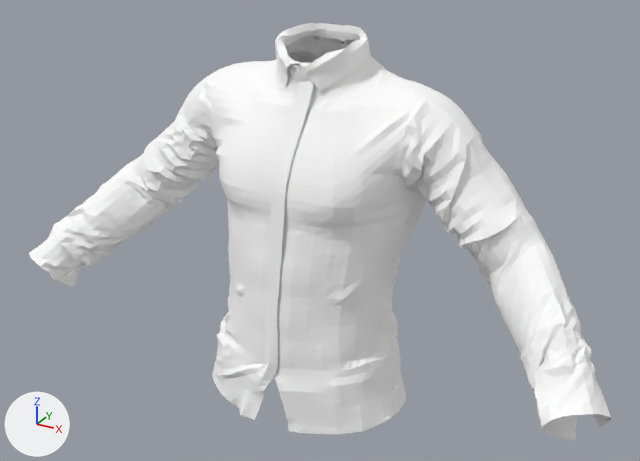
An edit to the glTF model apps/web/public/assets/3dx/clothes/top/3dx_m_top_shirt.glb, drawn before and after from the same camera.
Both versions are drawn from a 50 mm camera at (0.71, -1.259, 1.859) aimed at (0.021, -0.007, 1.233). Lighting does not change. The marker at lower left points along +X, +Y and +Z. The older version comes first. Vertices at exactly the same position are counted once.

Names of what the first picture shows: 'item'.
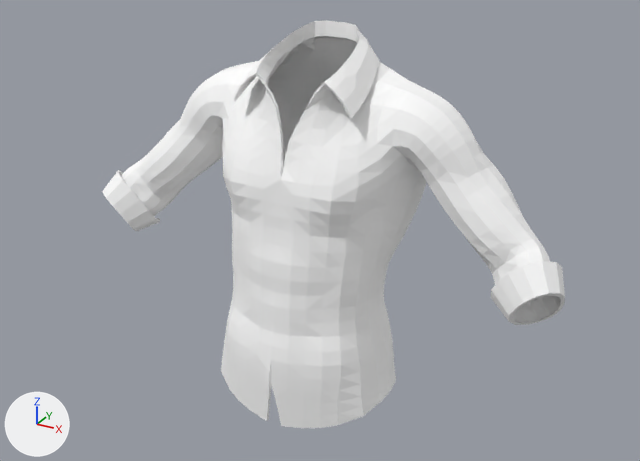
What differs and where, as boxes (x1, y1, x2, y2) in the pictures (640 x 461 px):
'item', reshaped (20% narrower): before (29, 23, 611, 440); after (102, 20, 565, 428)

Patch to the scene script:
```diff
--- a/apps/web/public/assets/3dx/clothes/top/3dx_m_top_shirt.glb.py
+++ b/apps/web/public/assets/3dx/clothes/top/3dx_m_top_shirt.glb.py
@@ me_item @@
 # used by ob_item; location = (0.0, 0.0, 0.0)
-me_item.from_pydata(...)  # 7379 vertices, 14294 faces; spans x -0.558..0.564, y -0.19..0.157, z 0.888..1.575
+me_item.from_pydata(...)  # 1500 vertices, 2899 faces; spans x -0.456..0.456, y -0.149..0.15, z 0.902..1.579
+# me_item part 1: the loose piece of 7376 vertices spanning x -0.558..0.564, y -0.19..0.157, z 0.888..1.575 is rebuilt with 1500 vertices and now spans x -0.456..0.456, y -0.149..0.15, z 0.902..1.579
+# other edits to the shape of me_item do not show in these pictures
 me_item.materials.append(mat_skin)
```
